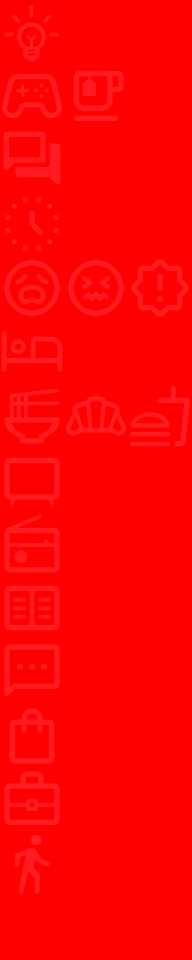
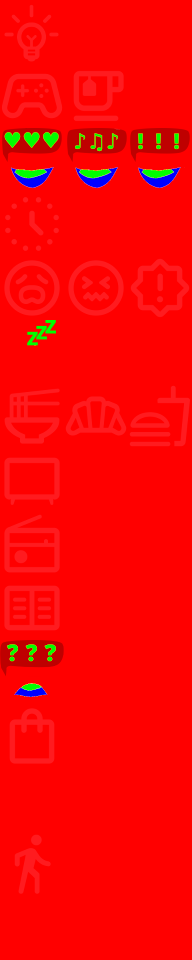
Revision of a layered (192, 960) image; what changed, layer by layer:
moved "Sleep" above "Pasted Layer #1", painted on it over [1, 320, 63, 372]
added layer "Pasted Layer #1" above "Share2" over [130, 128, 190, 189]
added layer "Share2" above "Share1" over [67, 128, 127, 189]
renamed "Share" to "Share1", moved it above "Talk", painted on it over [2, 128, 62, 189]
moved "Talk" above "Layer", painted on it over [0, 640, 64, 697]
painted on "Work" over [4, 771, 60, 825]
